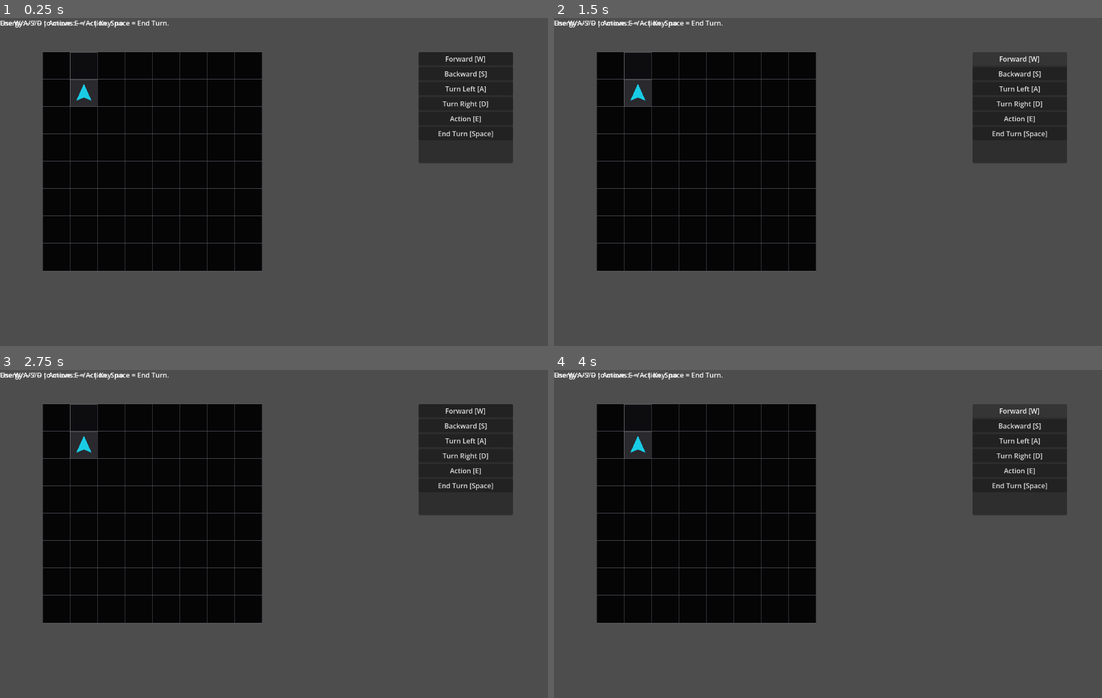
Above: before the commit, frames 1-4 (two rows, left to right).
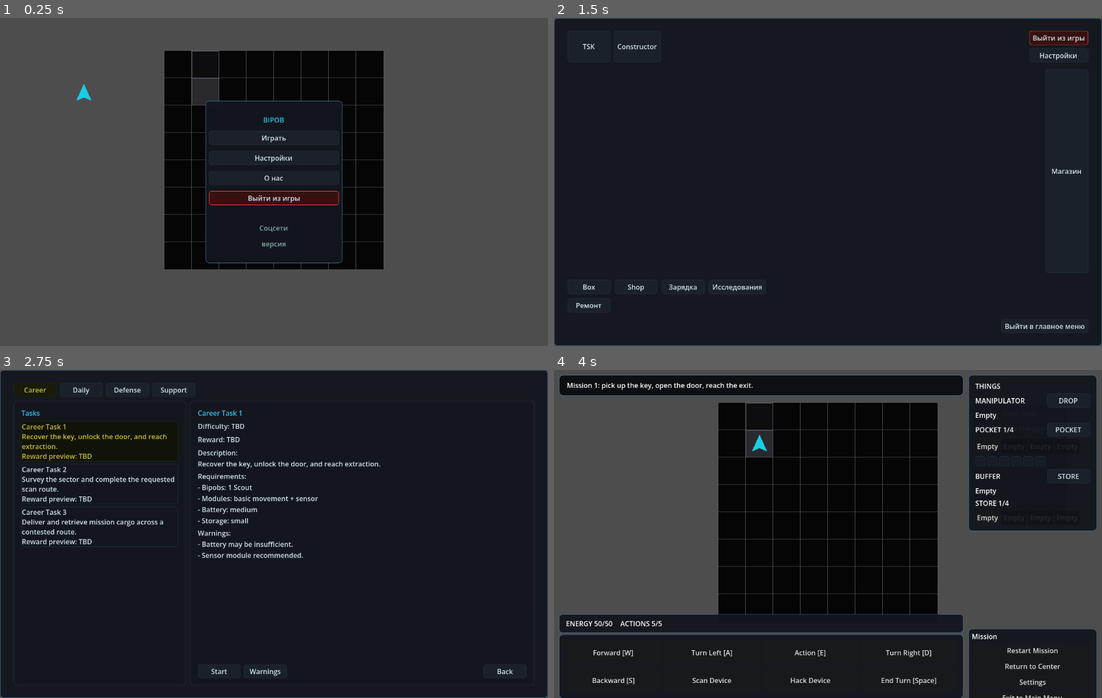
Above: after the commit, the same moments.

Repository: JUSTConnect/bibop
Game: Godot game, scene res://scenes/main.tscn
Same seed, same stepped clock (60 frames per second), same inputs: the game is played once before the commit and once after it.
Inputs (mouse positions are in pixels of both pictures, inside the frame that each line leads up to):
- Up to frame 1 (0.25 s): no input
- Up to frame 2 (1.5 s): click (828, 139) at 0.5 s, where only the run after the commit has a clickable "Играть"; click (1019, 57) at 1.25 s, where only the run before the commit has a clickable "Forward [W]"
- Up to frame 3 (2.75 s): click (32, 399) at 2 s, where only the run after the commit has a clickable "TSK"
- Up to frame 4 (4 s): click (773, 671) at 2.75 s, where only the run after the commit has a clickable "Start"; click (1019, 412) at 3.5 s, where only the run after the commit has a clickable "Drop Item"

The runs differ from the first frame. In frame 1, 38% of the frame differs, in the area x 0-94%, y 0-78%; in frame 2, 96%, in the area x 0-100%, y 0-100%; in frame 3, 74%; in frame 4, 65%.
Error before the commit: Parse Error: Identifier "viewport" not declared in the current scope. (res://scripts/ui/game_ui.gd:3267)

Commit message:
BIB-458 fix runtime HUD scope and add stats strip

Diff:
--- a/scripts/ui/game_ui.gd
+++ b/scripts/ui/game_ui.gd
@@ -58,6 +58,8 @@
 var runtime_pocket_title_label: Label
 var runtime_digital_title_label: Label
 var runtime_digital_store_title_label: Label
+var runtime_energy_label: Label
+var runtime_actions_label: Label
 var runtime_key_slots: Array[Control] = []
 var selected_manipulator_slot: int = 0
 var selected_pocket_slot: int = 0
@@ -3150,6 +3152,7 @@
 	var bottom_panel_height: float = _get_runtime_bottom_panel_height()
 	var sidebar_width: float = _get_runtime_sidebar_width()
 	var viewport: Vector2 = _get_viewport_size()
+	var stats_height: float = 34.0
 
 	var objective_panel := PanelContainer.new()
 	objective_panel.name = "ObjectivePanel"
@@ -3192,11 +3195,59 @@
 	mission_field_host.mouse_filter = Control.MOUSE_FILTER_IGNORE
 	mission_field_panel.add_child(mission_field_host)
 
+	var bottom_left_vbox := VBoxContainer.new()
+	bottom_left_vbox.name = "RuntimeBottomLeft"
+	bottom_left_vbox.position = Vector2(margin, viewport.y - bottom_panel_height - stats_height - margin)
+	bottom_left_vbox.size = Vector2(maxf(viewport.x - sidebar_width - margin * 3.0, 200.0), bottom_panel_height + stats_height)
+	bottom_left_vbox.add_theme_constant_override("separation", 4)
+	root.add_child(bottom_left_vbox)
+
+	var stats_strip := _create_runtime_stats_strip()
+	bottom_left_vbox.add_child(stats_strip)
+
 	var controls_panel := _create_runtime_controls_panel()
-	controls_panel.position = Vector2(margin, viewport.y - bottom_panel_height - margin)
-	controls_panel.size = Vector2(maxf(viewport.x - sidebar_width - margin * 3.0, 200.0), bottom_panel_height)
+	controls_panel.size_flags_horizontal = Control.SIZE_EXPAND_FILL
+	controls_panel.custom_minimum_size = Vector2(0, bottom_panel_height)
 	controls_panel.add_theme_stylebox_override("panel", _make_panel_style(UI_COLOR_PANEL, UI_COLOR_BORDER, 1, 8))
-	root.add_child(controls_panel)
+	bottom_left_vbox.add_child(controls_panel)
+
+	var mission_panel: PanelContainer = _create_runtime_mission_panel()
+	mission_panel.position = Vector2(viewport.x - sidebar_width - margin, viewport.y - bottom_panel_height - margin)
+	mission_panel.size = Vector2(sidebar_width, bottom_panel_height)
+	root.add_child(mission_panel)
+
+
+func _create_runtime_stats_strip() -> Control:
+	var panel: PanelContainer = PanelContainer.new()
+	panel.name = "RuntimeStatsStrip"
+	panel.custom_minimum_size = Vector2(0, 32)
+	panel.size_flags_horizontal = Control.SIZE_EXPAND_FILL
+	panel.add_theme_stylebox_override("panel", _make_panel_style(UI_COLOR_PANEL, UI_COLOR_BORDER, 1, 6))
+
+	var margin: MarginContainer = MarginContainer.new()
+	margin.add_theme_constant_override("margin_left", 8)
+	margin.add_theme_constant_override("margin_right", 8)
+	margin.add_theme_constant_override("margin_top", 4)
+	margin.add_theme_constant_override("margin_bottom", 4)
+	panel.add_child(margin)
+
+	var row: HBoxContainer = HBoxContainer.new()
+	row.add_theme_constant_override("separation", 18)
+	margin.add_child(row)
+
+	var energy_label: Label = Label.new()
+	energy_label.name = "RuntimeEnergyLabel"
+	energy_label.text = _get_runtime_energy_text()
+	row.add_child(energy_label)
+	runtime_energy_label = energy_label
+
+	var actions_label: Label = Label.new()
+	actions_label.name = "RuntimeActionsLabel"
+	actions_label.text = _get_runtime_actions_text()
+	row.add_child(actions_label)
+	runtime_actions_label = actions_label
+
+	return panel
 
 
 func _create_runtime_controls_panel() -> Control:
@@ -3263,10 +3314,17 @@
 
 	return panel
 
-	var mission_panel: PanelContainer = _create_runtime_mission_panel()
-	mission_panel.position = Vector2(viewport.x - sidebar_width - margin, viewport.y - bottom_panel_height - margin)
-	mission_panel.size = Vector2(sidebar_width, bottom_panel_height)
-	root.add_child(mission_panel)
+
+func _get_runtime_energy_text() -> String:
+	if bipob == null:
+		return "ENERGY --/--"
+	return "ENERGY %d/%d" % [int(bipob.energy), int(bipob.max_energy)]
+
+
+func _get_runtime_actions_text() -> String:
+	if bipob == null:
+		return "ACTIONS --/--"
+	return "ACTIONS %d/%d" % [int(bipob.actions_left), int(bipob.actions_per_turn)]
 
 
 func _create_runtime_mission_panel() -> PanelContainer:
@@ -5641,6 +5699,11 @@
 	if bipob == null:
 		return
 
+	if runtime_energy_label != null:
+		runtime_energy_label.text = _get_runtime_energy_text()
+	if runtime_actions_label != null:
+		runtime_actions_label.text = _get_runtime_actions_text()
+
 	var key_text := "no"
 	if bipob.has_key:
 		key_text = "yes"
